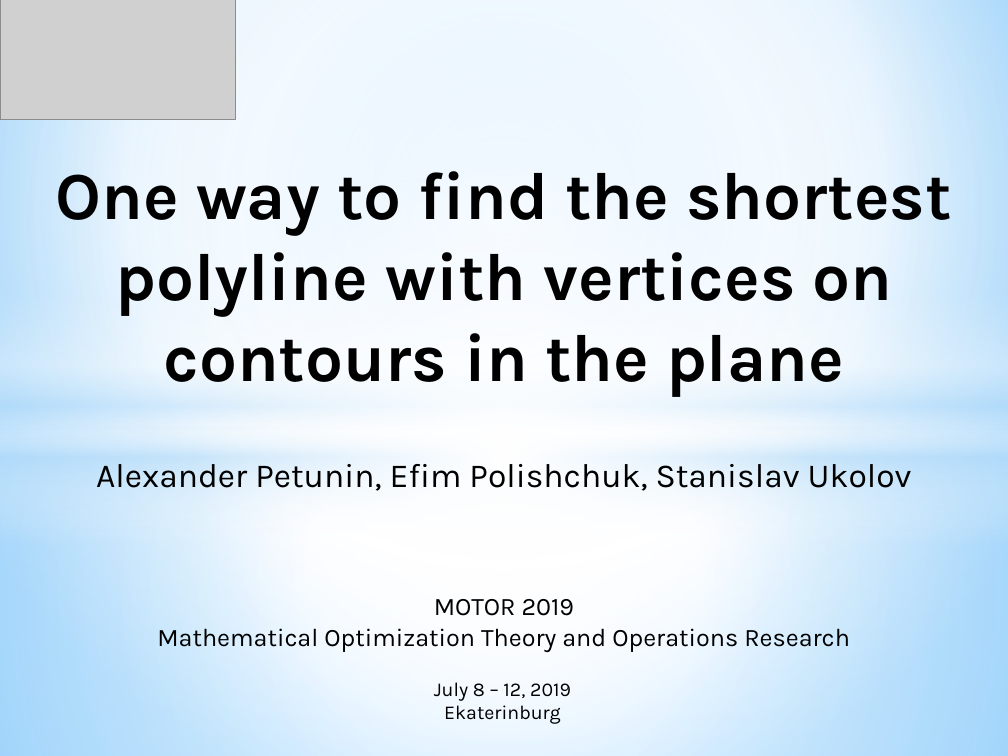
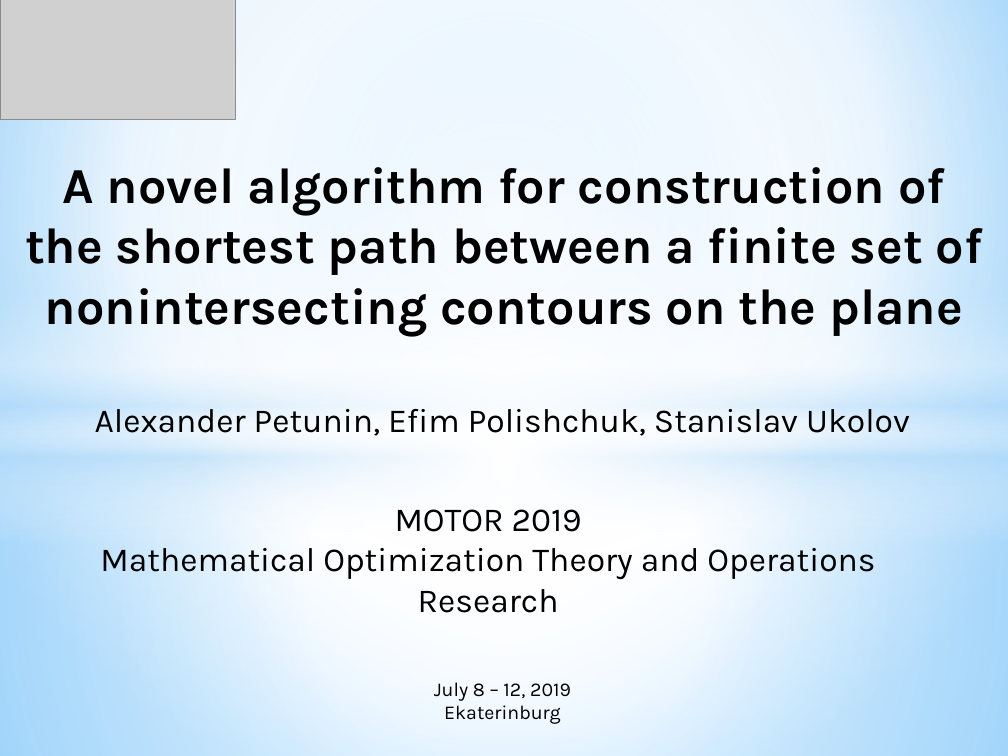
Before and after one commit to ukoloff/LaTeX, a slide deck: slide 1 of motor2019/pptx/Report.pptx. Drawn at 1008x756 pixels with LibreOffice and Linux fonts; fonts in the diff are those of the drawing; grey boxes stand for pictures. Boxes give left, top, right and bottom in pixels: in the first picture for what was removed or moved away, otherwise in the second. Text is boxed around its words. In the diff, an @@ line names an element or a change of style, - is before the commit and + after.

Commit message:
Official title

```diff
--- a/motor2019/pptx/Report.pptx
+++ b/motor2019/pptx/Report.pptx
@@ text at (25, 167, 983, 336): text changed; size 48 to 36 pt @@
-One way to find the shortest polyline with vertices on contours in the plane
+A novel algorithm for construction of the shortest path between a finite set of nonintersecting contours on the plane
@@ text "Alexander Petunin, Efim Polishchuk, Stanislav ...": place and size @@
-text "Alexander Petunin, Efim Polishchuk, Stanislav ..." at (96, 464, 912, 491)
+text "Alexander Petunin, Efim Polishchuk, Stanislav ..." at (95, 409, 910, 436)
@@ text "MOTOR 2019": place and size @@
-text "MOTOR 2019" at (157, 599, 850, 652)
+text "MOTOR 2019" at (100, 509, 875, 613)
@@ text "MOTOR 2019" at (100, 509, 875, 613): size 18 to 24 pt @@
```
